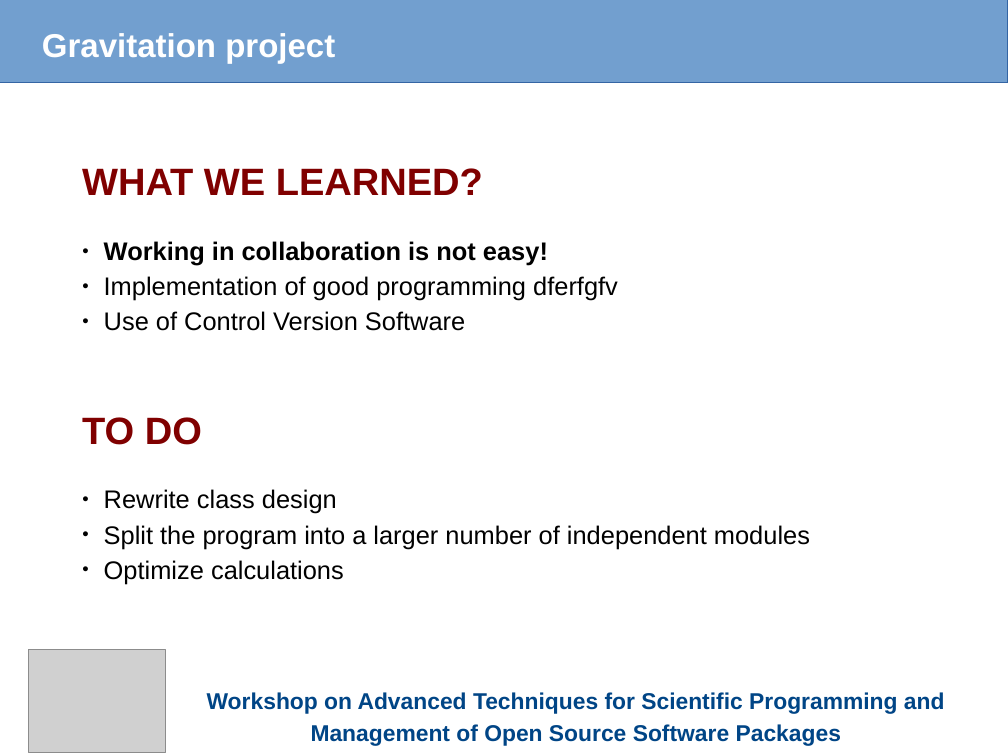
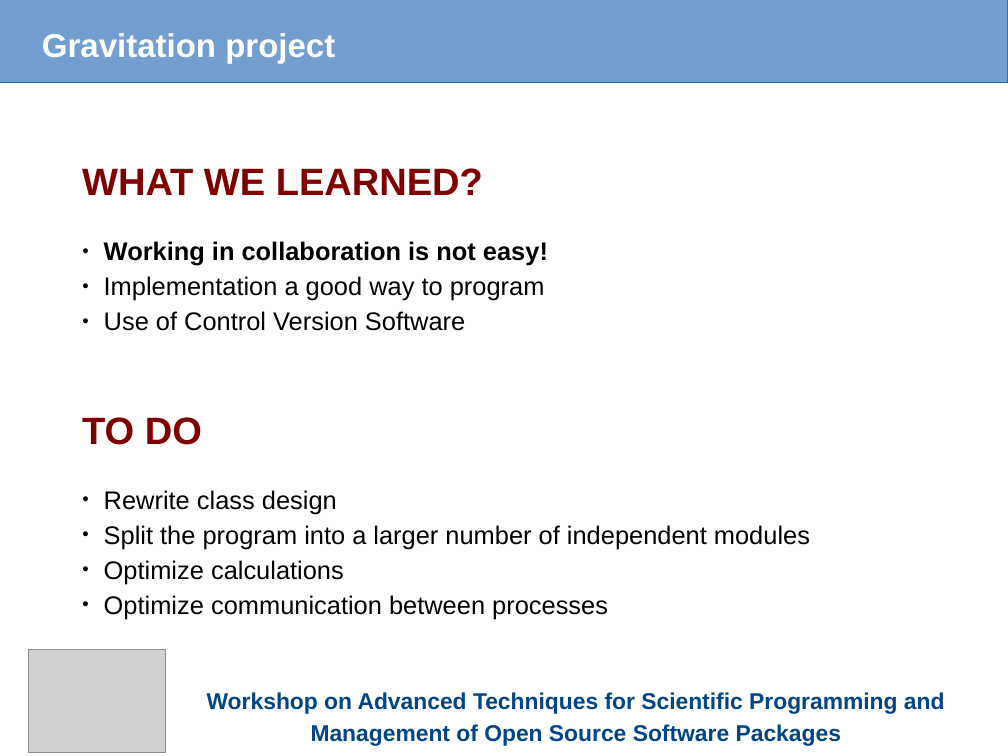
Before and after one commit to fnbellomo/GProject, a slide deck: slide 19 of Slides/Gravitation.odp (slide 17 before the commit). Drawn at 1008x756 pixels with LibreOffice and Linux fonts; fonts in the diff are those of the drawing; grey boxes stand for pictures. Boxes give left, top, right and bottom in pixels: in the first picture for what was removed or moved away, otherwise in the second. Text is boxed around its words. In the diff, an @@ line names an element or a change of style, - is before the commit and + after.

```diff
--- a/Slides/Gravitation.odp
+++ b/Slides/Gravitation.odp
@@ text at [104,276,545,301]: text changed @@
-● Implementation of good programming dferfgfv
+● Implementation a good way to program
@@ text at [104,595,608,619]: paragraph added @@
+● Optimize communication between processes
```
Also in this commit, not shown: 5 other slides changed, 1 slide added, 1 other file.
